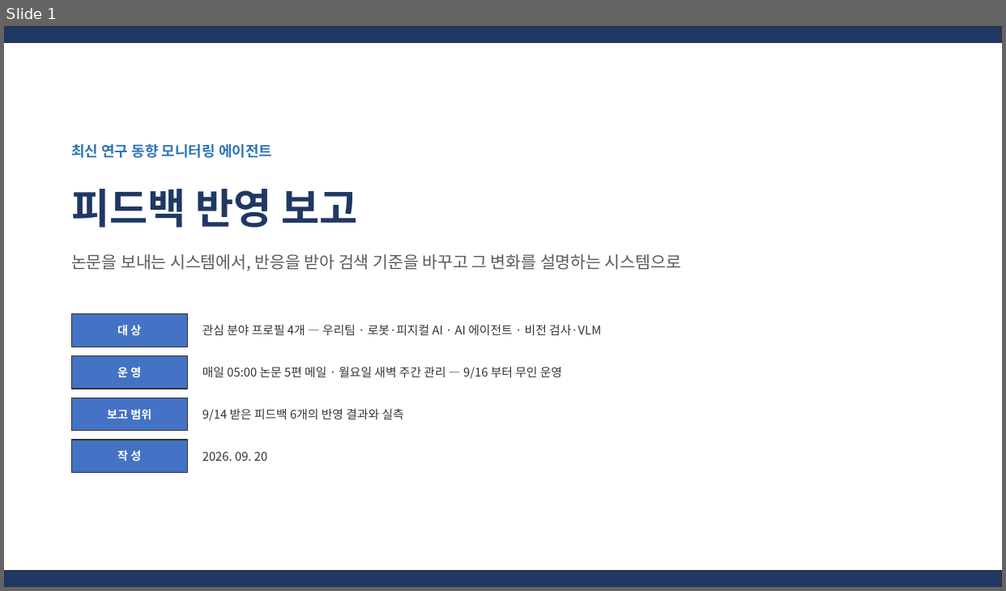
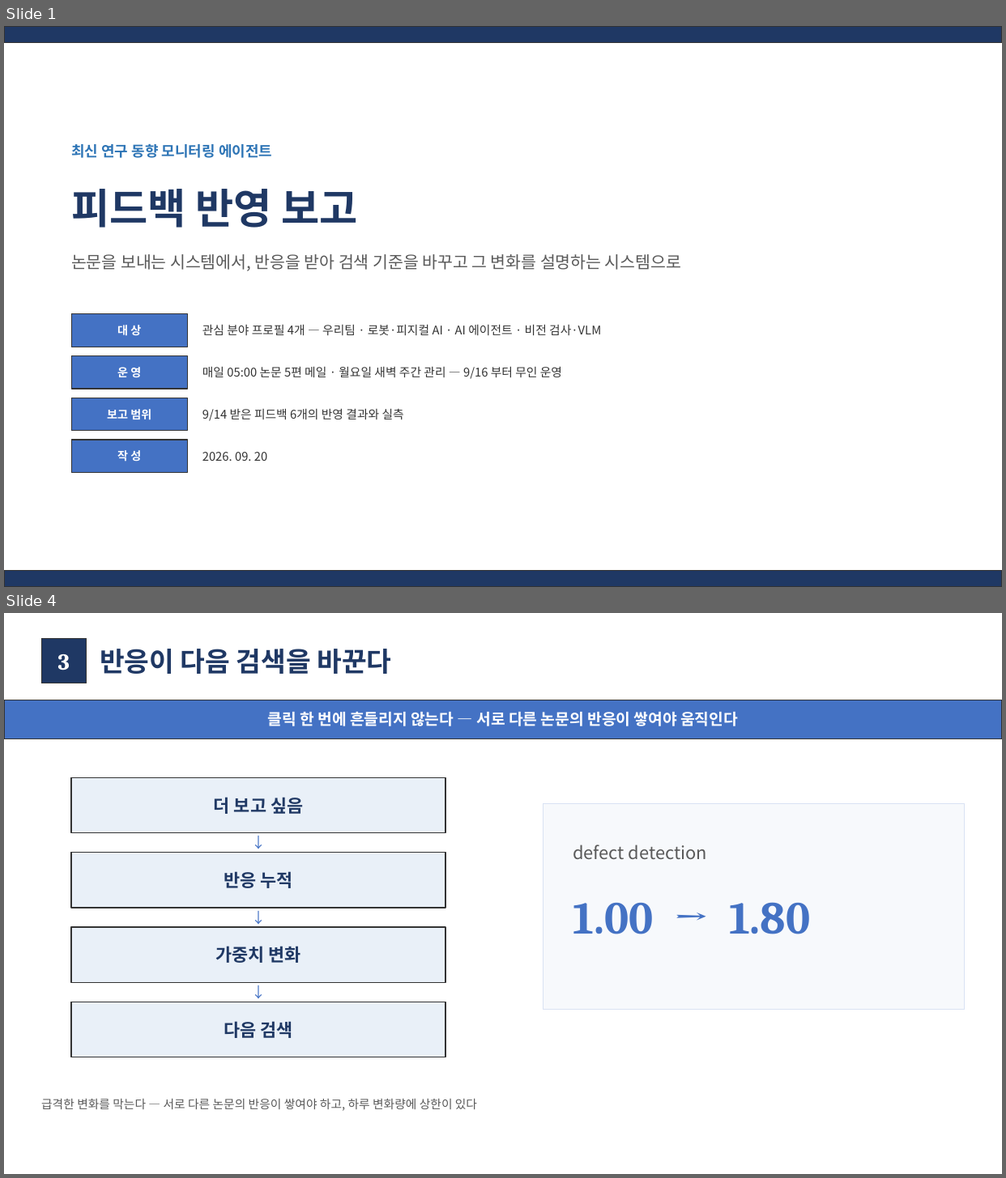
Before and after one commit to moon201595/agent, a slide deck: docs/diagrams_feedback_2026-09-17/피드백_반영_보고_2026-09-20.pptx. Shown one above the other, each under a label of ours: slide 1 before the commit, slides 1 and 4 after it; the slides between them are not shown. The pictures are 1006x591 and 1006x1178 pixels, drawn with LibreOffice and Linux fonts; fonts in the diff are those of the drawing. Boxes give left, top, right and bottom in pixels: in the first picture for what was removed or moved away, otherwise in the second. Text is boxed around its words. In the diff, an @@ line names an element or a change of style, - is before the commit and + after.

```diff
--- a/docs/diagrams_feedback_2026-09-17/피드백_반영_보고_2026-09-20.pptx
+++ b/docs/diagrams_feedback_2026-09-17/피드백_반영_보고_2026-09-20.pptx
@@ slide 4 added at (4,613,1002,1174), background #FFFFFF @@
@@ rectangle added at (41,638,87,683), fill #1F3864, outline #333333 1 pt @@
@@ text added at (58,654,70,671), 22 pt, text #FFFFFF, bold @@
+3
@@ text added at (100,649,392,674), 26 pt, text #1F3864, bold @@
+반응이 다음 검색을 바꾼다
@@ rectangle added at (4,700,1002,739), fill #4472C4, outline #333333 1 pt @@
@@ text added at (268,712,738,726), 15 pt, text #FFFFFF, bold @@
+클릭 한 번에 흔들리지 않는다 — 서로 다른 논문의 반응이 쌓여야 움직인다
@@ rectangle added at (71,777,445,833), fill #E9F0F8, outline #333333 1 pt @@
@@ text added at (214,797,303,814), 17 pt, text #1F3864, bold @@
+더 보고 싶음
@@ rectangle added at (543,804,965,1010), fill #F7F9FC, outline #D9E2F3 1 pt @@
@@ rectangle added at (71,853,445,908), fill #E9F0F8, outline #333333 1 pt @@
@@ text added at (232,833,285,853), 14 pt, text #4472C4 @@
+↓
@@ text added at (573,845,707,859), 17 pt, text #595959 @@
+defect detection
@@ text added at (224,871,293,888), 17 pt, text #1F3864, bold @@
+반응 누적
@@ text added at (573,902,810,935), 44 pt, text #4472C4, bold @@
+1.00 → 1.80
@@ rectangle added at (71,927,445,983), fill #E9F0F8, outline #333333 1 pt @@
@@ text added at (232,908,285,927), 14 pt, text #4472C4 @@
+↓
@@ text added at (215,946,301,963), 17 pt, text #1F3864, bold @@
+가중치 변화
@@ text added at (232,983,285,1003), 14 pt, text #4472C4 @@
+↓
@@ rectangle added at (71,1003,445,1058), fill #E9F0F8, outline #333333 1 pt @@
@@ text added at (224,1021,293,1038), 17 pt, text #1F3864, bold @@
+다음 검색
@@ text added at (41,1099,477,1111), 11.5 pt, text #595959 @@
+급격한 변화를 막는다 — 서로 다른 논문의 반응이 쌓여야 하고, 하루 변화량에 상한이 있다
```
Also in this commit, not shown: 9 slides changed, 1 other slide added, 1 slide removed, 4 other files.
